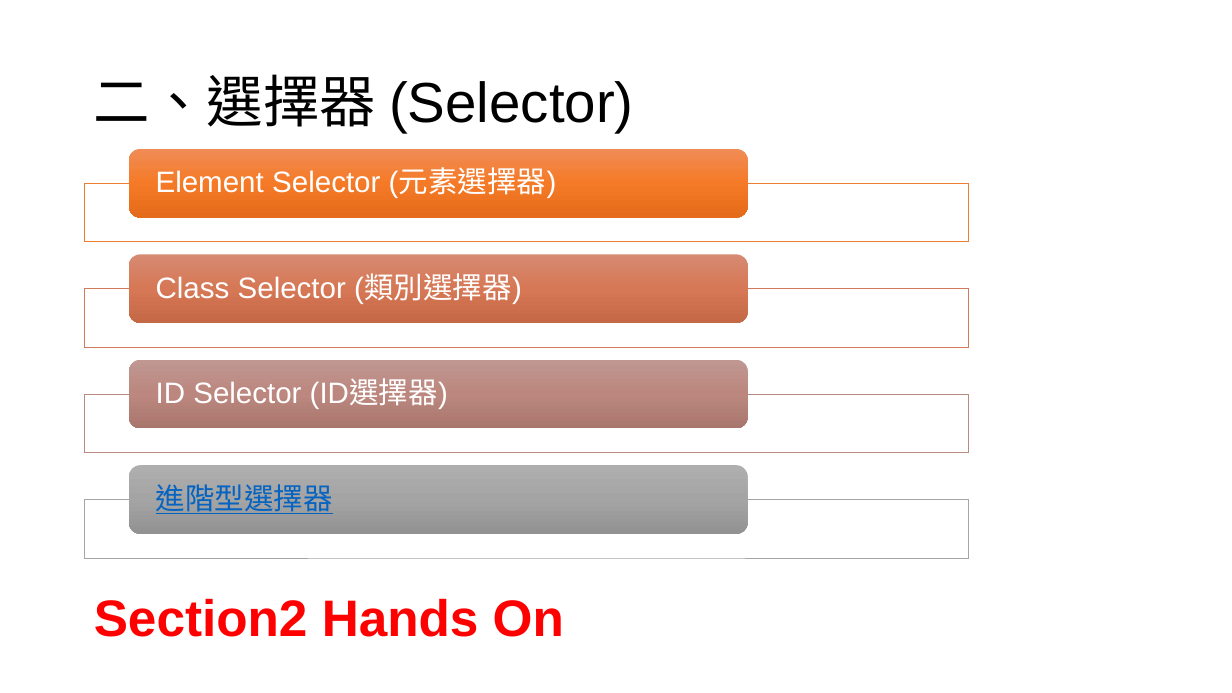
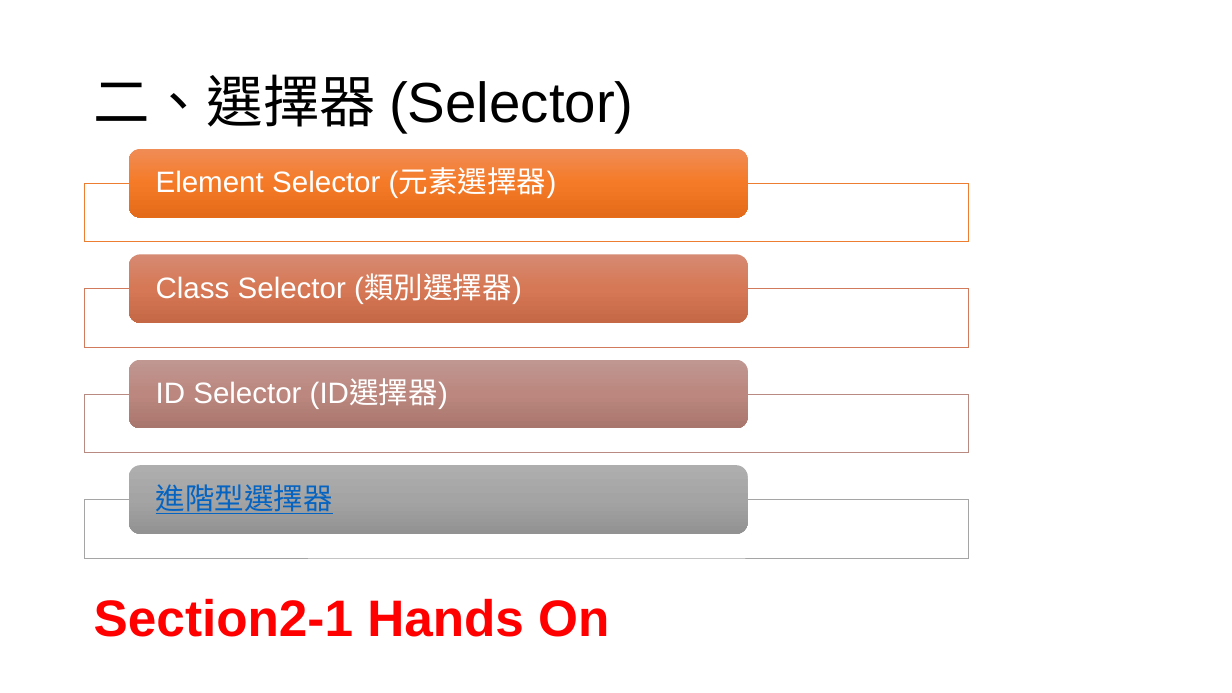
Before and after one commit to Benknightdark/jquerytutorial, a slide deck: slide 6 of jquerytutorial.pptx. Drawn at 1232x693 pixels with LibreOffice and Linux fonts; fonts in the diff are those of the drawing. Boxes give left, top, right and bottom in pixels: in the first picture for what was removed or moved away, otherwise in the second. Text is boxed around its words. In the diff, an @@ line names an element or a change of style, - is before the commit and + after.

```diff
--- a/jquerytutorial.pptx
+++ b/jquerytutorial.pptx
@@ text at <box>94,598,609,637</box>: text changed @@
-Section2 Hands On
+Section2-1 Hands On
```
Also in this commit, not shown: 1 slide added, 1 other file.
